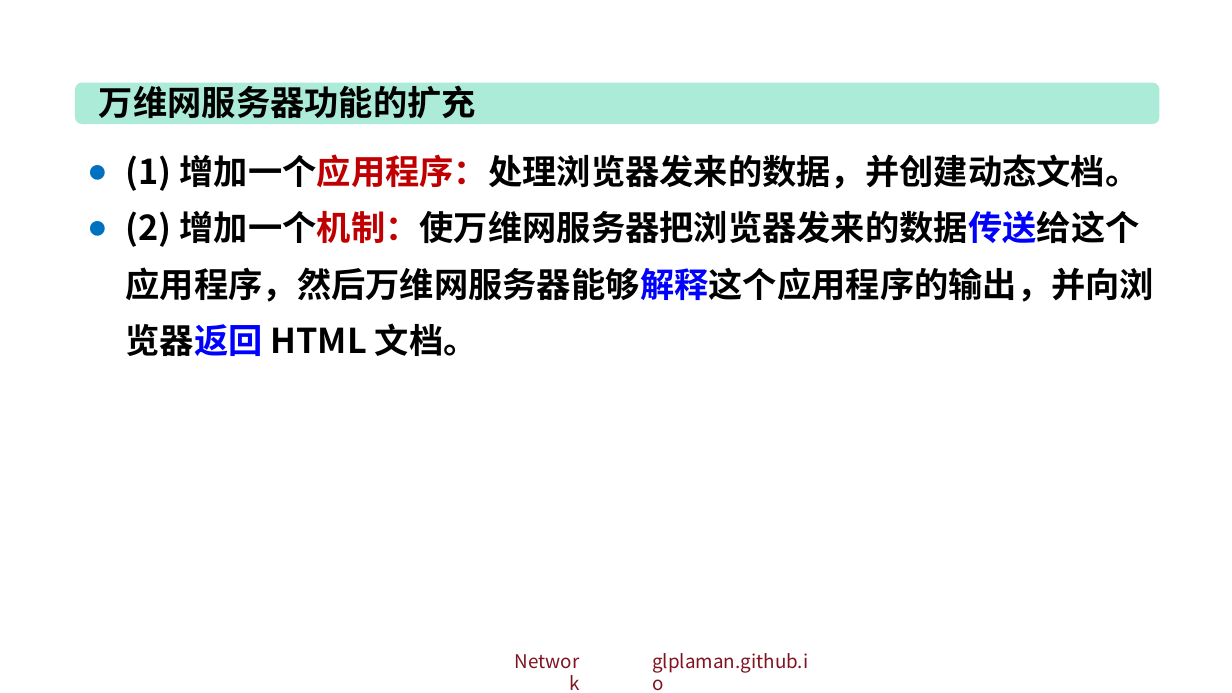
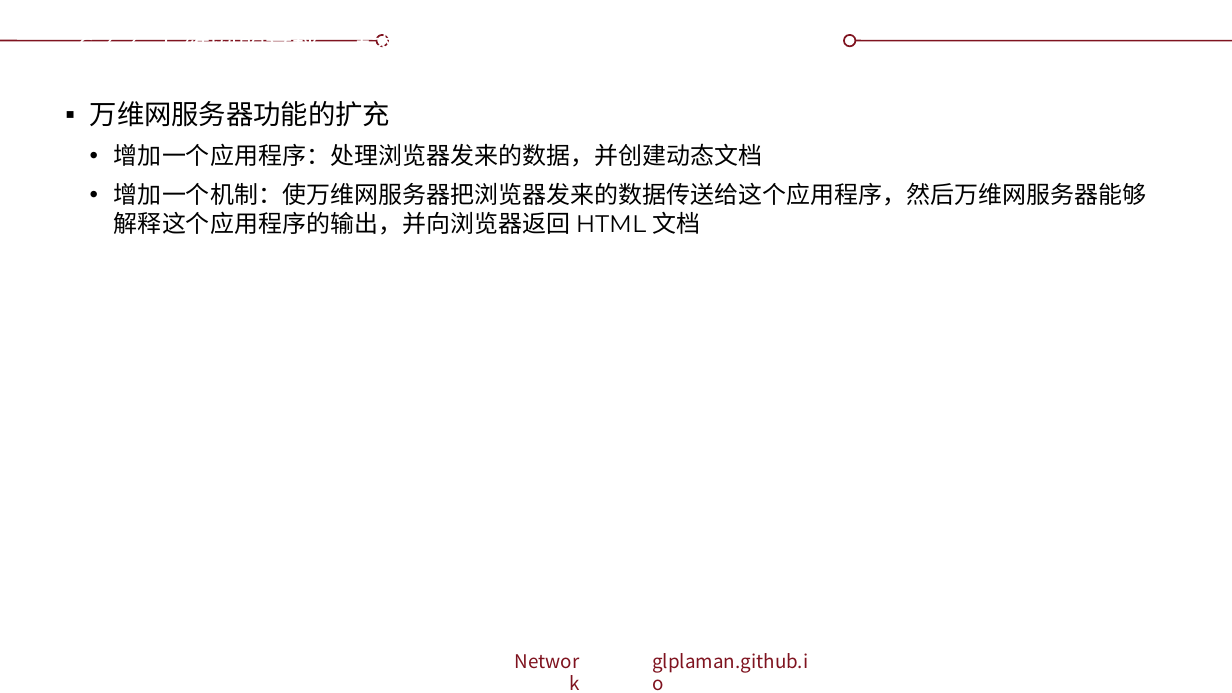
Before and after one commit to glplaman/glplaman.github.io, a slide deck: slide 101 of network/ppt/chap6.pptx (slide 107 before the commit). Drawn at 1232x693 pixels with LibreOffice and Linux fonts; fonts in the diff are those of the drawing; background and template pictures are left out. Boxes give left, top, right and bottom in pixels: in the first picture for what was removed or moved away, otherwise in the second. Text is boxed around its words. In the diff, an @@ line names an element or a change of style, - is before the commit and + after.

```diff
--- a/network/ppt/chap6.pptx
+++ b/network/ppt/chap6.pptx
@@ rectangle removed at (0, 0, 1232, 48) @@
@@ title added at (78, 34, 535, 47), 16 pt, text #FFFFFF @@
+6.4.4 万维网的文档 - 动态万维网文档
@@ ellipse added at (377, 34, 388, 46), fill #FFFFFF, outline #7F131F 1 pt @@
@@ ellipse added at (844, 34, 855, 46), fill #FFFFFF, outline #7F131F 1 pt @@
@@ rounded rectangle removed at (75, 83, 1159, 124) @@
@@ text removed at (99, 81, 476, 125) @@
-万维网服务器功能的扩充
@@ text at (90, 101, 1147, 235): text changed; size 20 to 14 pt; font Noto Sans CJK SC to Montserrat; bold off @@
-● (1) 增加一个应用程序：处理浏览器发来的数据，并创建动态文档。
-● (2) 增加一个机制：使万维网服务器把浏览器发来的数据传送给这个应用程序，然后万维网服务器能够解释这个应用程序的输出，并向浏览器返回 HTML 文档。
+▪ 万维网服务器功能的扩充
+  • 增加一个应用程序：处理浏览器发来的数据，并创建动态文档
+  • 增加一个机制：使万维网服务器把浏览器发来的数据传送给这个应用程序，然后万维网服务器能够解释这个应用程序的输出，并向浏览器返回 HTML 文档
```
Also in this commit, not shown: 61 other slides changed, 2 slides added, 8 slides removed, 10 other files.
